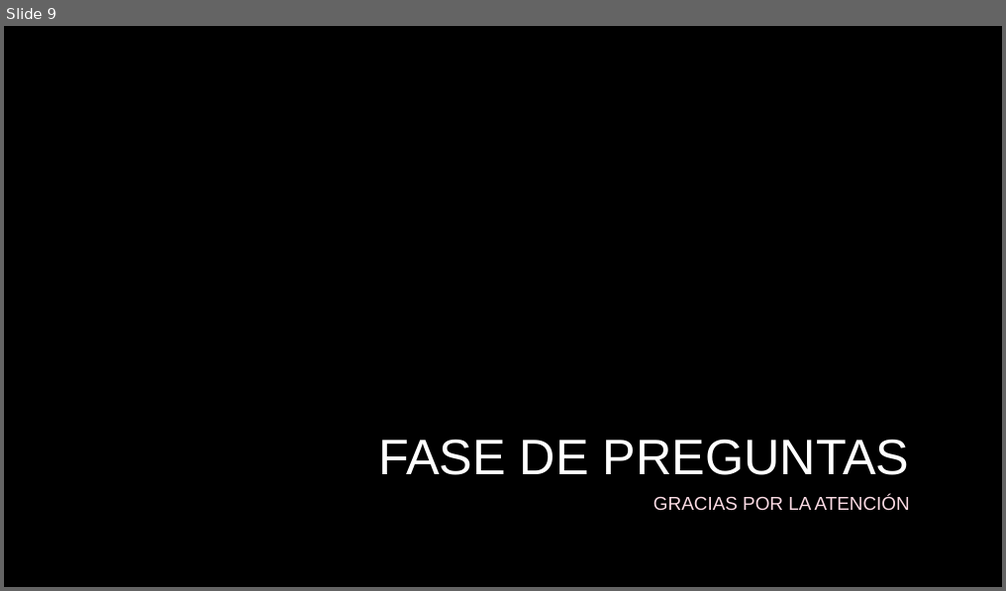
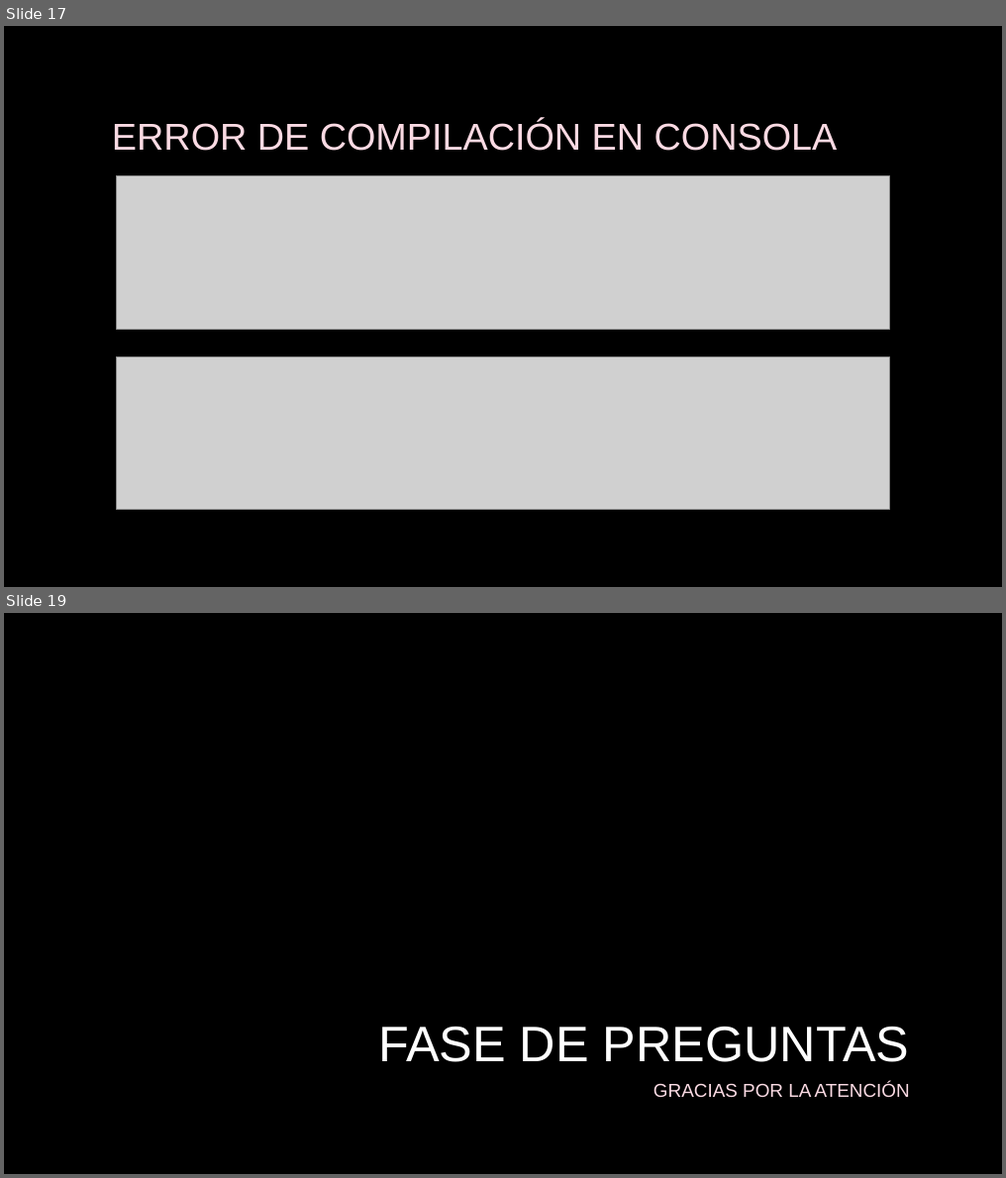
Before and after one commit to marcosfdsl/dawe2-diwe-susy, a slide deck: Susy.pptx. Shown one above the other, each under a label of ours: slide 9 before the commit, slides 17 and 19 after it; the slides between them are not shown. The pictures are 1006x591 and 1006x1178 pixels, drawn with LibreOffice and Linux fonts; fonts in the diff are those of the drawing; grey boxes stand for pictures; background and template pictures are left out. Boxes give left, top, right and bottom in pixels: in the first picture for what was removed or moved away, otherwise in the second. Text is boxed around its words. In the diff, an @@ line names an element or a change of style, - is before the commit and + after.

```diff
--- a/Susy.pptx
+++ b/Susy.pptx
@@ slide 17 added at (4, 26, 1002, 587), background picture (left out) @@
@@ title added at (112, 120, 838, 151), 36 pt, text #FADAE3 @@
+ERROR DE COMPILACIÓN EN CONSOLA
@@ picture added at (116, 175, 889, 329) @@
@@ picture added at (116, 358, 889, 510) @@
@@ what was slide 9 is now slide 19 @@
```
Also in this commit, not shown: 3 slides changed, 9 other slides added, 4 other files.
